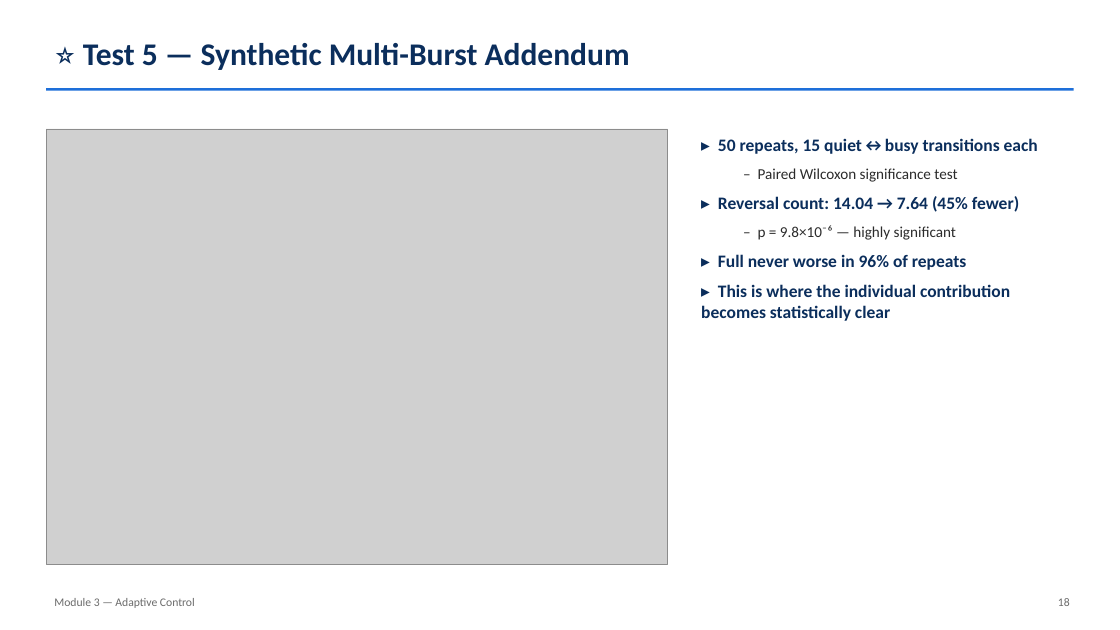
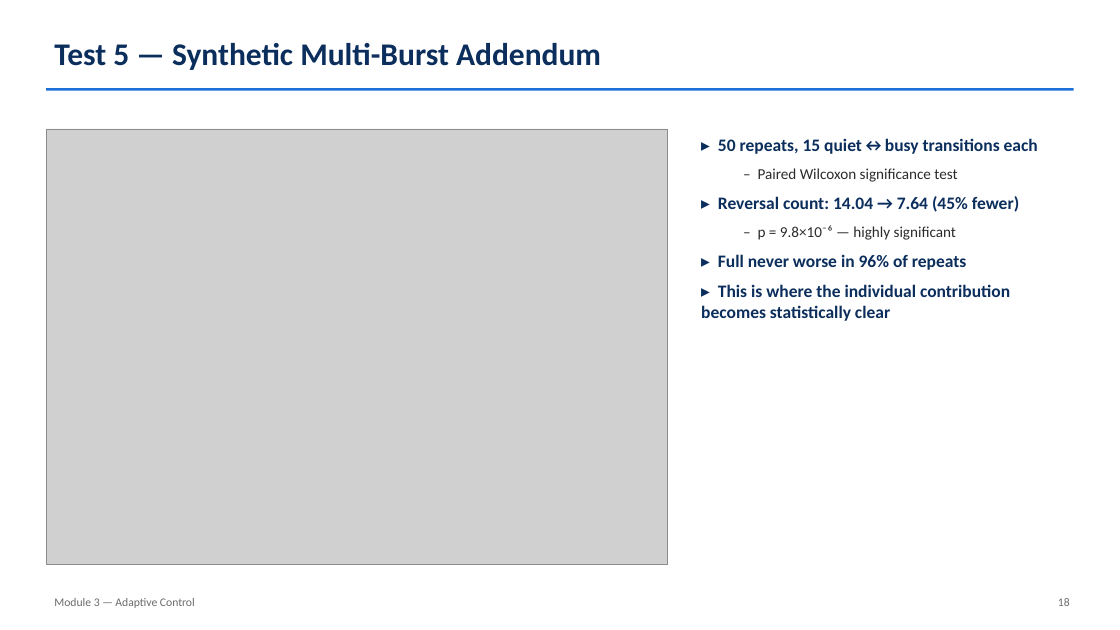
Before and after one commit to HarithaRandunu/Final_Year_Project_2026, a slide deck: slide 17 of docs/Module3_Actuator_Slides.pptx (slide 18 before the commit). Drawn at 1120x630 pixels with LibreOffice and Linux fonts; fonts in the diff are those of the drawing; grey boxes stand for pictures. Boxes give left, top, right and bottom in pixels: in the first picture for what was removed or moved away, otherwise in the second. Text is boxed around its words. In the diff, an @@ line names an element or a change of style, - is before the commit and + after.

```diff
--- a/docs/Module3_Actuator_Slides.pptx
+++ b/docs/Module3_Actuator_Slides.pptx
@@ text at (54,43,601,70): text changed @@
-⭐ Test 5 — Synthetic Multi-Burst Addendum
+Test 5 — Synthetic Multi-Burst Addendum
```
Also in this commit, not shown: 11 other slides changed, 4 slides added, 1 slide removed, 12 other files.
